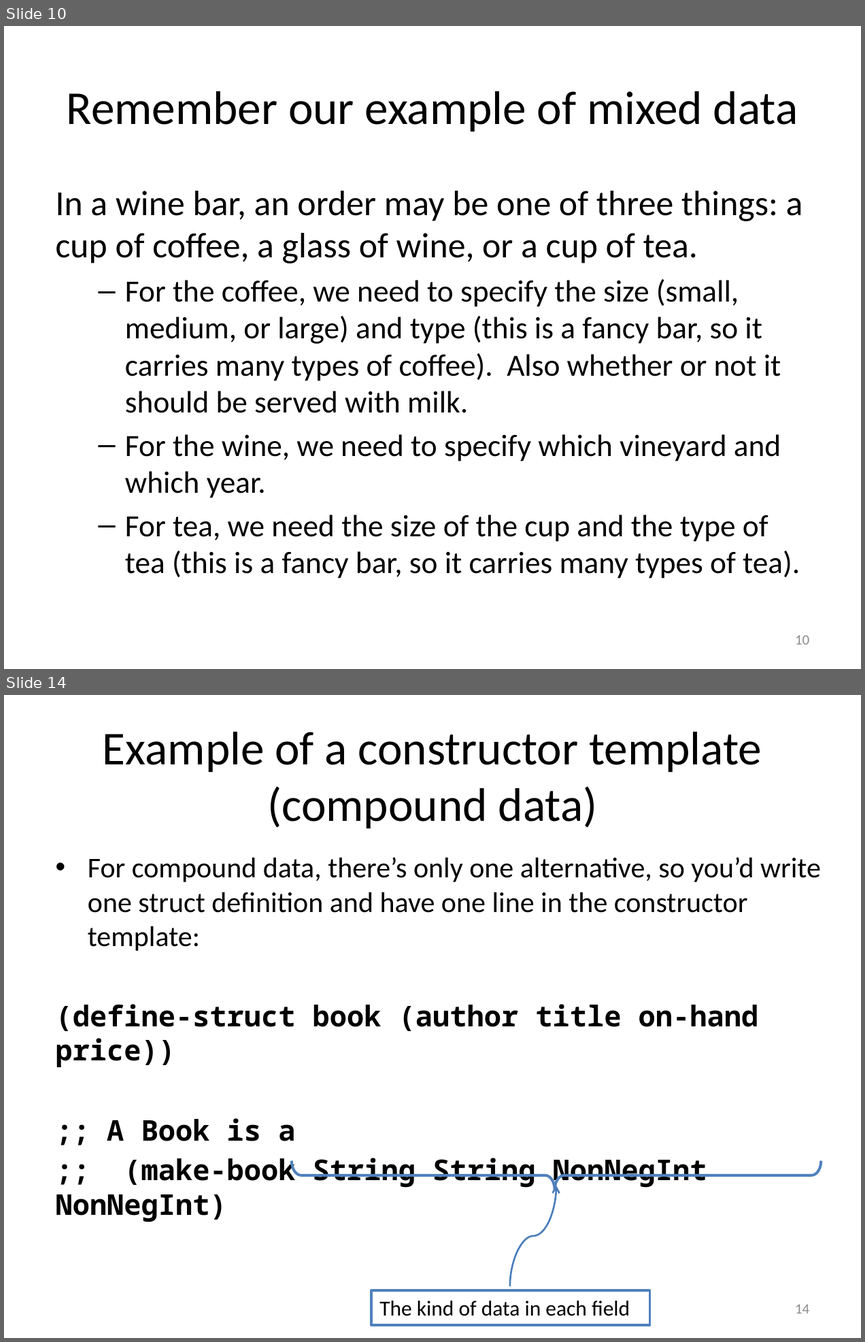
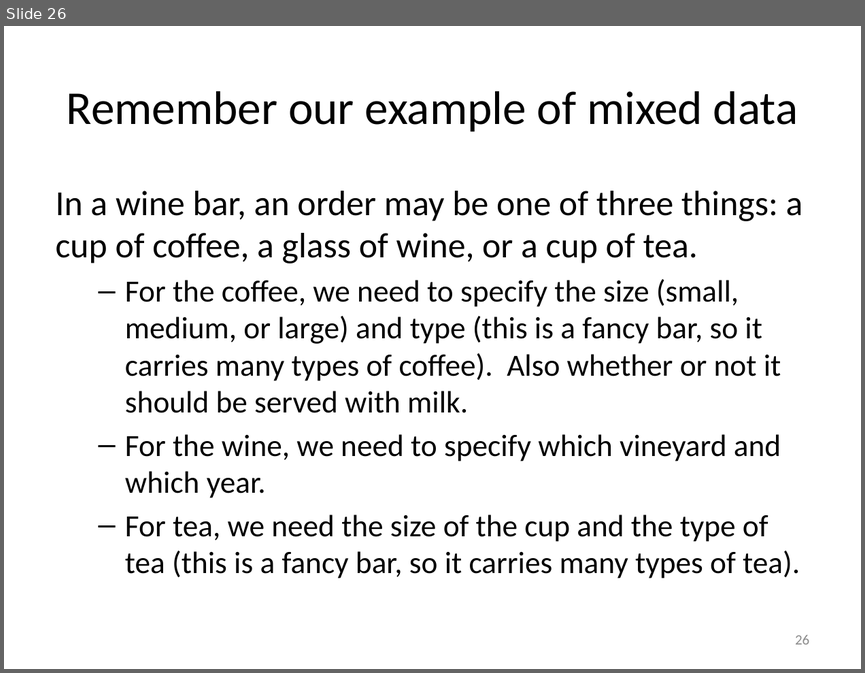
Before and after one commit to mwand/cs5010f17, a slide deck: Slides/Lesson 1.3 The Data Design Recipe.pptx. Shown one above the other, each under a label of ours: slides 10 and 14 before the commit, slide 26 after it; the slides between them are not shown. The pictures are 865x1342 and 865x673 pixels, drawn with LibreOffice and Linux fonts; fonts in the diff are those of the drawing. Boxes give left, top, right and bottom in pixels: in the first picture for what was removed or moved away, otherwise in the second. Text is boxed around its words. In the diff, an @@ line names an element or a change of style, - is before the commit and + after.

```diff
--- a/Slides/Lesson 1.3 The Data Design Recipe.pptx
+++ b/Slides/Lesson 1.3 The Data Design Recipe.pptx
@@ slide 14 removed at (4,695,861,1338), background #FFFFFF @@
@@ title removed at (47,721,818,828) @@
-Example of a constructor template (compound data)
@@ text removed at (56,857,821,1222) @@
-• For compound data, there’s only one alternative, so you’d write one struct definition and have one line in the constructor template:
-(define-struct book (author title on-hand price))
-;; A Book is a
-;; (make-book String String NonNegInt NonNegInt)
@@ right brace removed at (292,1160,821,1189) @@
@@ curved arrow removed from (509, 1286) to (557, 1185) @@
@@ rectangle removed at (371,1291,649,1325) @@
-The kind of data in each field
@@ page number removed at (795,1304,809,1313) @@
-14
@@ what was slide 10 is now slide 26 @@
@@ page number at (795,635,809,644): text changed @@
-10
+26
```
Also in this commit, not shown: 9 slides changed, 17 slides added, 9 other slides removed, 10 other files.
